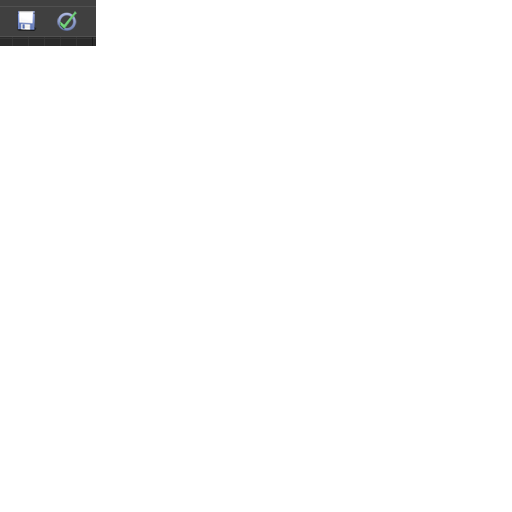
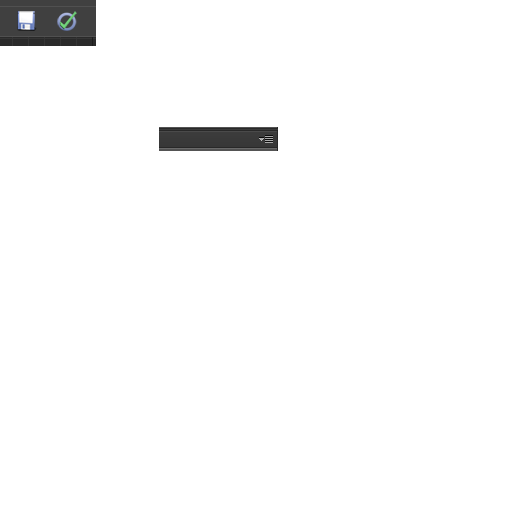
Revision of a layered 512 × 512 image; what changed, layer by layer:
added layer "图层 2" above "图层 1" over box(159, 127, 278, 151)
hid "背景" over box(159, 127, 278, 151)
